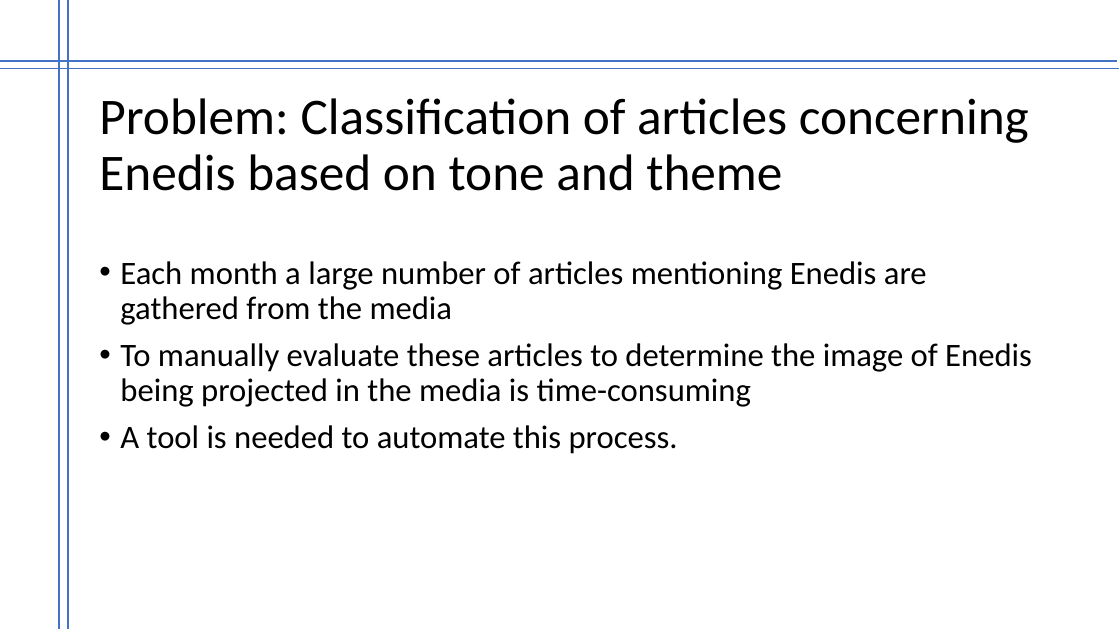
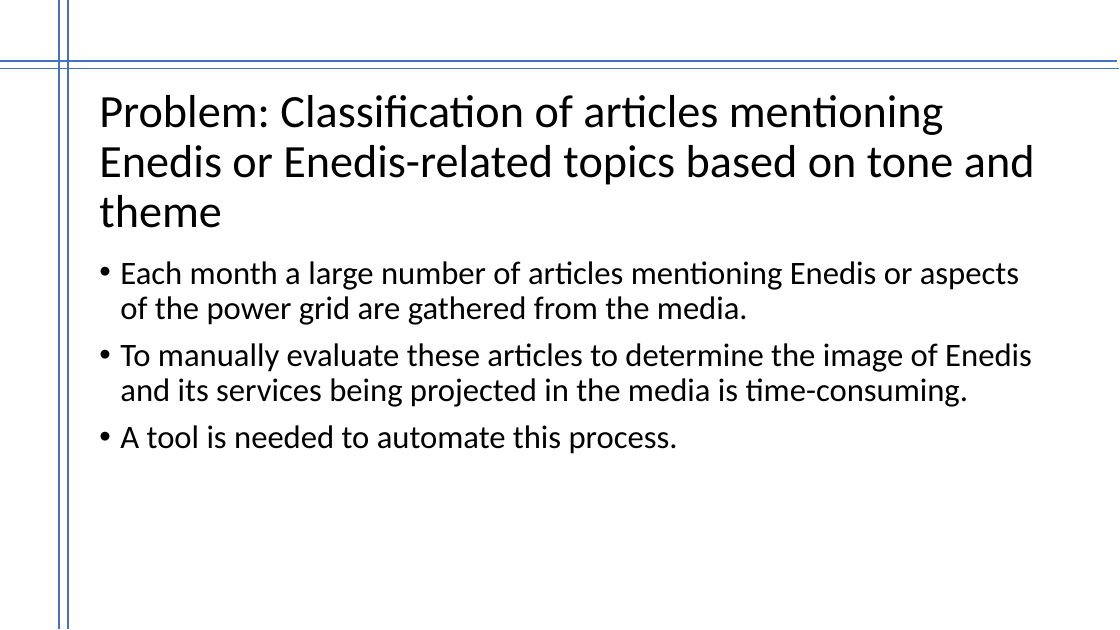
Before and after one commit to mevonuk/aihack, a slide deck: slide 2 of aihack.pptx. Drawn at 1120x630 pixels with LibreOffice and Linux fonts; fonts in the diff are those of the drawing. Boxes give left, top, right and bottom in pixels: in the first picture for what was removed or moved away, otherwise in the second. Text is boxed around its words. In the diff, an @@ line names an element or a change of style, - is before the commit and + after.

Commit message:
powerpoint

```diff
--- a/aihack.pptx
+++ b/aihack.pptx
@@ title at bbox=[99, 95, 1035, 228]: text changed; size 44 to 39.6 pt @@
-Problem: Classification of articles concerning Enedis based on tone and theme
+Problem: Classification of articles mentioning Enedis or Enedis-related topics based on tone and theme
@@ text at bbox=[120, 261, 1032, 407]: text changed @@
-• Each month a large number of articles mentioning Enedis are gathered from the media
-• To manually evaluate these articles to determine the image of Enedis being projected in the media is time-consuming
+• Each month a large number of articles mentioning Enedis or aspects of the power grid are gathered from the media.
+• To manually evaluate these articles to determine the image of Enedis and its services being projected in the media is time-consuming.
```
Also in this commit, not shown: 2 other slides changed, 1 slide added, 1 slide removed.
